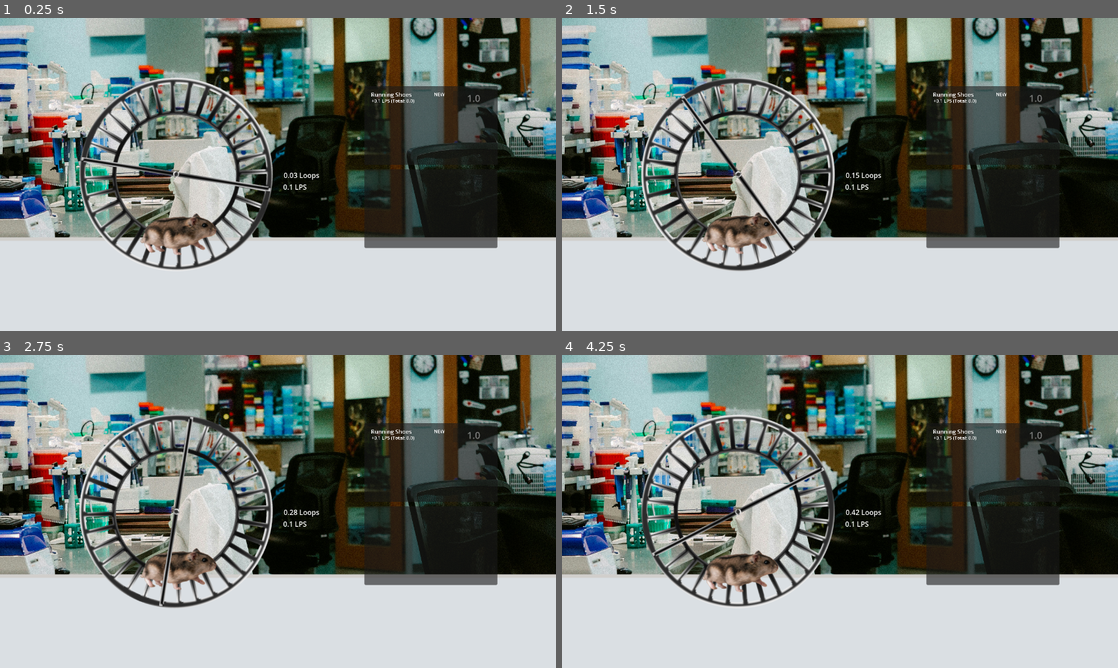
Above: before the commit, frames 1-4 (two rows, left to right).
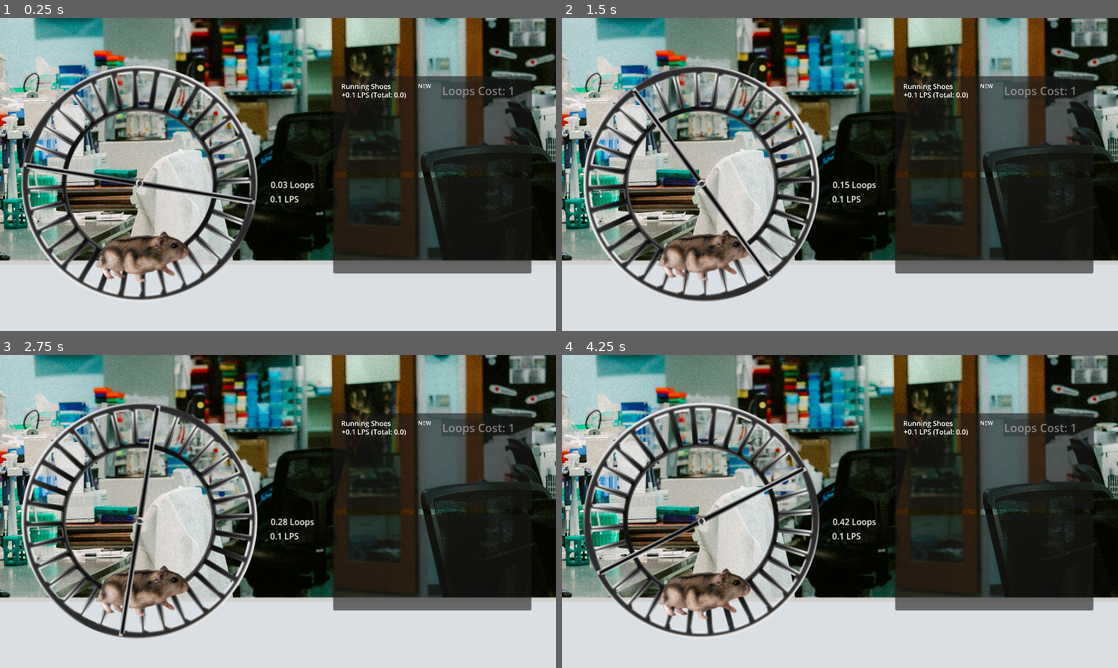
Above: after the commit, the same moments.

Repository: Trashcan445/gmtk_jam_repo
Game: Godot game, scene res://scenes/hamster_clicker.tscn
Same seed, same stepped clock (60 frames per second), same inputs: the game is played once before the commit and once after it. Sound files missing from this copy of the repository are replaced by a short silence.
Inputs (mouse positions are in pixels of both pictures, inside the frame that each line leads up to):
- Up to frame 1 (0.25 s): no input
- Up to frame 2 (1.5 s): tap Enter (ui_accept) at 0.5, 0.77 s; move the mouse to (962, 158) at 0.52 s; hold Right (ui_right) 0.53-1.25 s; click (962, 158) at 0.67 s; drag from (728, 190) to (812, 237) at 1.27 s
- Up to frame 3 (2.75 s): move the mouse to (333, 442) at 2.02 s; hold Right (ui_right) from 2.03 s (still down)
- Up to frame 4 (4.25 s): release Right (ui_right) at 2.75 s; drag from (812, 574) to (673, 464) at 2.77 s; move the mouse to (1006, 558) at 3.52 s; hold Left (ui_left) from 3.53 s (still down); tap Enter (ui_accept) at 3.77 s

The runs differ from the first frame. In frame 1, 56% of the frame differs, in the area x 0-100%, y 0-91%; in frame 2, 56%; in frame 3, 56%; in frame 4, 56%.

Commit message:
Playtest Polish
-Adjusted camera zoom
-Increased some text sizes
-Added inital cost label to first upgrade
-adjusted econ for longer playtime

Diff:
--- a/gmtk_jam/scenes/hamster_clicker.tscn
+++ b/gmtk_jam/scenes/hamster_clicker.tscn
@@ -179,6 +179,8 @@
 texture = ExtResource("8_jafe7")
 
 [node name="Camera2D" type="Camera2D" parent="."]
+offset = Vector2(26.81, -17.58)
+zoom = Vector2(1.22, 1.22)
 
 [node name="Hamster_Wheel" type="Node2D" parent="." node_paths=PackedStringArray("animplayer")]
 position = Vector2(-234.79, 0)
--- a/gmtk_jam/scenes/shop.tscn
+++ b/gmtk_jam/scenes/shop.tscn
@@ -11,6 +11,7 @@
 increase_type = 0
 cost = 1.0
 cost_increase = 0.8
+cost_increase_mult = 1.2
 lps_to_unlock = 0.0
 metadata/_custom_type_script = "uid://dp7ti5a83t8p8"
 
@@ -19,8 +20,9 @@
 name = "Apple Watch"
 increase = 0.8
 increase_type = 0
-cost = 10.0
+cost = 50.0
 cost_increase = 6.4
+cost_increase_mult = 2.4
 lps_to_unlock = 0.8
 metadata/_custom_type_script = "uid://dp7ti5a83t8p8"
 
@@ -29,8 +31,9 @@
 name = "Big Sunglasses"
 increase = 51.2
 increase_type = 0
-cost = 500.0
+cost = 5000.0
 cost_increase = 409.6
+cost_increase_mult = 4.8
 lps_to_unlock = 51.2
 metadata/_custom_type_script = "uid://dp7ti5a83t8p8"
 
@@ -39,8 +42,9 @@
 name = "Jetpack"
 increase = 3276.8
 increase_type = 0
-cost = 25000.0
+cost = 250000.0
 cost_increase = 26214.4
+cost_increase_mult = 9.6
 lps_to_unlock = 3276.8
 metadata/_custom_type_script = "uid://dp7ti5a83t8p8"
 
@@ -49,8 +53,9 @@
 name = "Butter"
 increase = 1.5
 increase_type = 1
-cost = 50.0
+cost = 500.0
 cost_increase = 51.2
+cost_increase_mult = 5.0
 lps_to_unlock = 6.4
 metadata/_custom_type_script = "uid://dp7ti5a83t8p8"
 
@@ -59,28 +64,31 @@
 name = "Monster Sipper"
 increase = 2.0
 increase_type = 1
-cost = 5000.0
+cost = 25000.0
 cost_increase = 3276.8
+cost_increase_mult = 10.0
 lps_to_unlock = 409.6
 metadata/_custom_type_script = "uid://dp7ti5a83t8p8"
 
 [sub_resource type="Resource" id="Resource_m4ofw"]
 script = ExtResource("2_1l46r")
 name = "Pelaton TV Instructor"
-increase = 4.0
+increase = 2.5
 increase_type = 1
-cost = 250000.0
+cost = 2.5e+06
 cost_increase = 209715.0
+cost_increase_mult = 10.0
 lps_to_unlock = 26214.4
 metadata/_custom_type_script = "uid://dp7ti5a83t8p8"
 
 [sub_resource type="Resource" id="Resource_heatd"]
 script = ExtResource("2_1l46r")
 name = "Diamond Wheel"
-increase = 8.0
+increase = 3.0
 increase_type = 1
-cost = 2.5e+06
+cost = 2e+07
 cost_increase = 1.67772e+06
+cost_increase_mult = 20.0
 lps_to_unlock = 209715.0
 metadata/_custom_type_script = "uid://dp7ti5a83t8p8"
 
@@ -90,7 +98,7 @@
 upgradeDisplays = [NodePath("Hamster Upgrades/Upgrade Node"), NodePath("Hamster Upgrades/Upgrade Node2"), NodePath("Ham …(241 unchanged characters)…
 
 [node name="Hamster Upgrades" type="Panel" parent="."]
-offset_left = -158.0
+offset_left = -226.0
 offset_top = -119.0
 offset_right = 149.0
 offset_bottom = 62.0
@@ -108,7 +116,7 @@
 position = Vector2(158, 148)
 
 [node name="Wheel Upgrades" type="Panel" parent="."]
-offset_left = -158.0
+offset_left = -226.0
 offset_top = 72.0
 offset_right = 148.0
 offset_bottom = 253.0
--- a/gmtk_jam/scenes/upgrade_node.tscn
+++ b/gmtk_jam/scenes/upgrade_node.tscn
@@ -34,7 +34,7 @@
 offset_right = 157.0
 offset_bottom = 89.0
 scale = Vector2(0.162558, 0.162558)
-theme_override_font_sizes/font_size = 66
+theme_override_font_sizes/font_size = 81
 text = "+0.10 LPS"
 
 [node name="lvl" type="Label" parent="."]
--- a/gmtk_jam/scripts/shop.gd
+++ b/gmtk_jam/scripts/shop.gd
@@ -30,7 +30,7 @@
 
 	hamster_wheel.loops -= upgrade_purchase.cost
 	upgrade_purchase.cost += upgrade_purchase.cost_increase
-	upgrade_purchase.cost_increase = upgrade_purchase.cost_increase * 1.5
+	upgrade_purchase.cost_increase = upgrade_purchase.cost_increase * upgrade_purchase.cost_increase_mult
 	upgrade_purchase.currentLevel += 1
 
 	calc_lps()
--- a/gmtk_jam/scripts/upgrade_display.gd
+++ b/gmtk_jam/scripts/upgrade_display.gd
@@ -18,7 +18,10 @@
 	else:
 		levelDisplay.text = "Lv. " + str(info.currentLevel)
 
-	button.text = str(info.cost)
+	if info.cost > 1:
+		button.text = str(info.cost)
+	else:
+		button.text = "Loops Cost: 1"
 
 	visible = _visible
 
--- a/gmtk_jam/scripts/upgrade_hamster.gd
+++ b/gmtk_jam/scripts/upgrade_hamster.gd
@@ -7,6 +7,7 @@
 @export var increase_type : INCREASE_TYPE = INCREASE_TYPE.Loops_Per_Second
 @export var cost : float = 1
 @export var cost_increase : float = 1
+@export var cost_increase_mult : float = 1
 @export var lps_to_unlock : float = 0.0
 var currentLevel : int = 0
 
